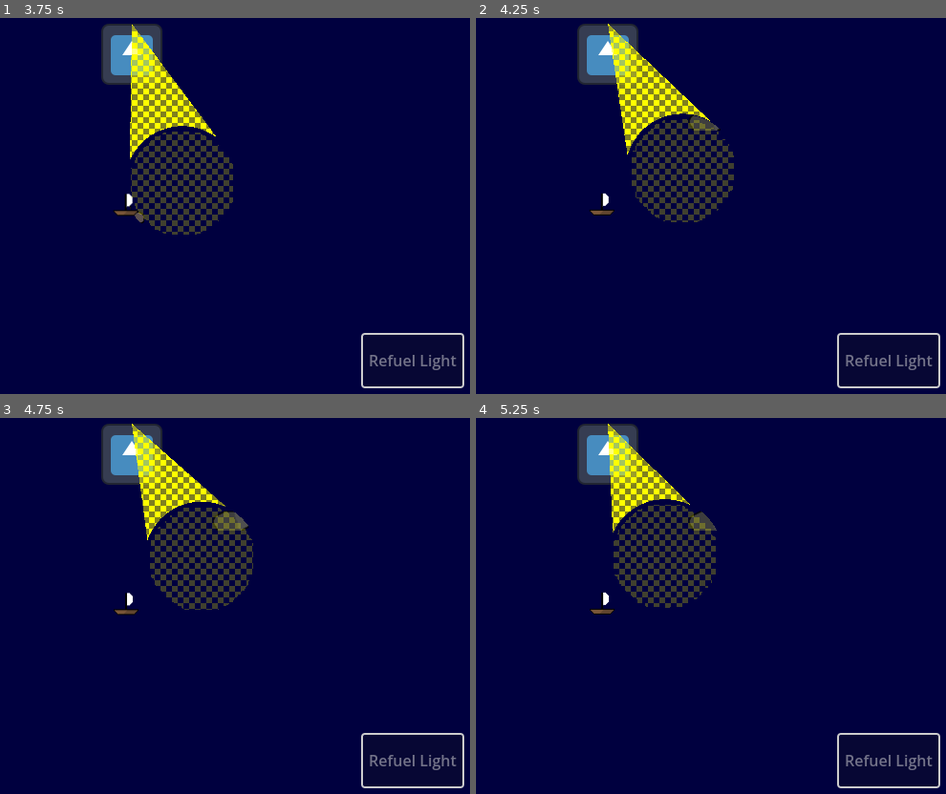
Above: before the commit, frames 1-4 (two rows, left to right).
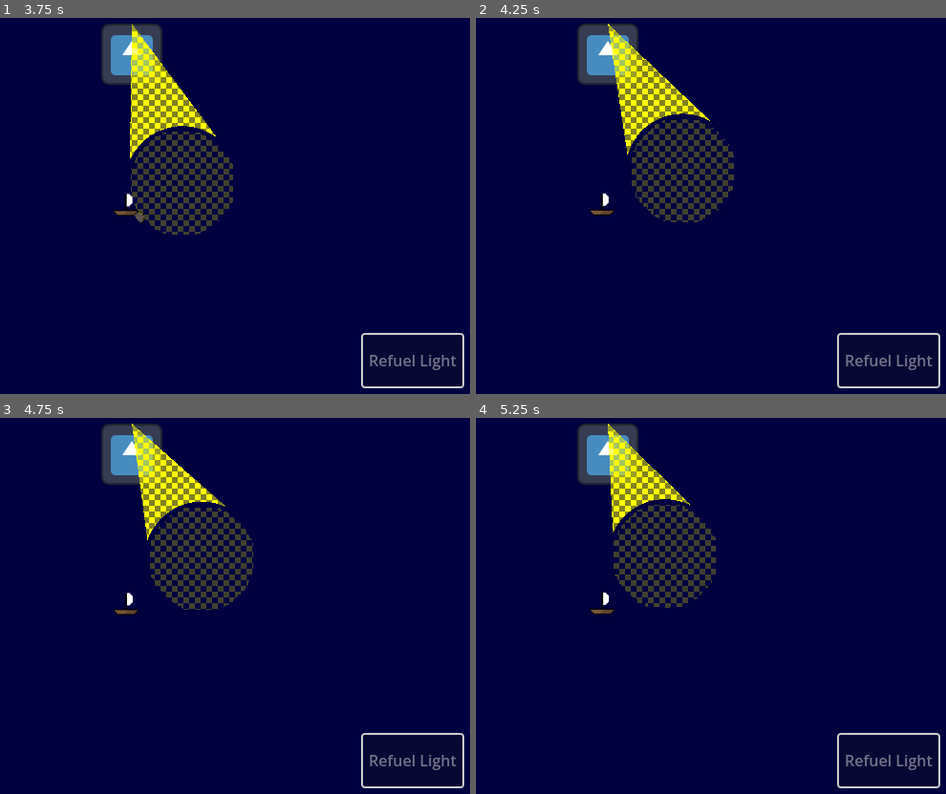
Above: after the commit, the same moments.

Repository: hammy275/lighthouse-operator
Game: Godot game, scene res://Scenes/game.tscn
The game is run twice, just before and just after one commit, with the same random seed, the same clock (stepped at 60 frames per second) and the same inputs. The engine's default icon, where the game draws it, is replaced by a stand-in: a white triangle on a blue panel in a dark square.
Inputs:
- Up to frame 1 (3.75 s): click "Refuel Light" at 0.5 s; tap Enter at 1.25 s; hold Up (move_up) 1.28-2.78 s; hold Left (move_left) from 2.78 s (still down)
- Up to frame 2 (4.25 s): keep holding Left (move_left)
- Up to frame 3 (4.75 s): release Left (move_left) at 4.28 s; hold Down (move_down) from 4.28 s (still down)
- Up to frame 4 (5.25 s): release Down (move_down) at 5.03 s; hold Right (move_right) from 5.03 s (still down)

Frame 1 is identical in both runs. In frame 2, 0.2% of the frame differs, in the area x 45-53%, y 25-30%; in frame 3, 0.3%, in the area x 45-53%, y 24-30%; in frame 4, 0.2%.

Commit message:
Fix Rock Placement

Diff:
--- a/Scripts/game.gd
+++ b/Scripts/game.gd
@@ -36,7 +36,7 @@
 	for rock: Rock in self.get_rocks():
 		if rock.placement == rock.Placement.RANDOM:
 			for i in range(MAX_PLACEMENT_ATTEMPTS):
-				var vec = Vector2.RIGHT.rotated(randf_range(0, PI / 2.0)) * randi_range(MIN_RANDOM_OUT, MAX_RANDOM_OUT)
+				var vec = Vector2.RIGHT.rotated(randf_range(0, PI * 2.0)) * randi_range(MIN_RANDOM_OUT, MAX_RANDOM_OUT)
 				rock.position = viewport_center + vec
 				if not is_nearby_other_rocks(rock):
 					break
